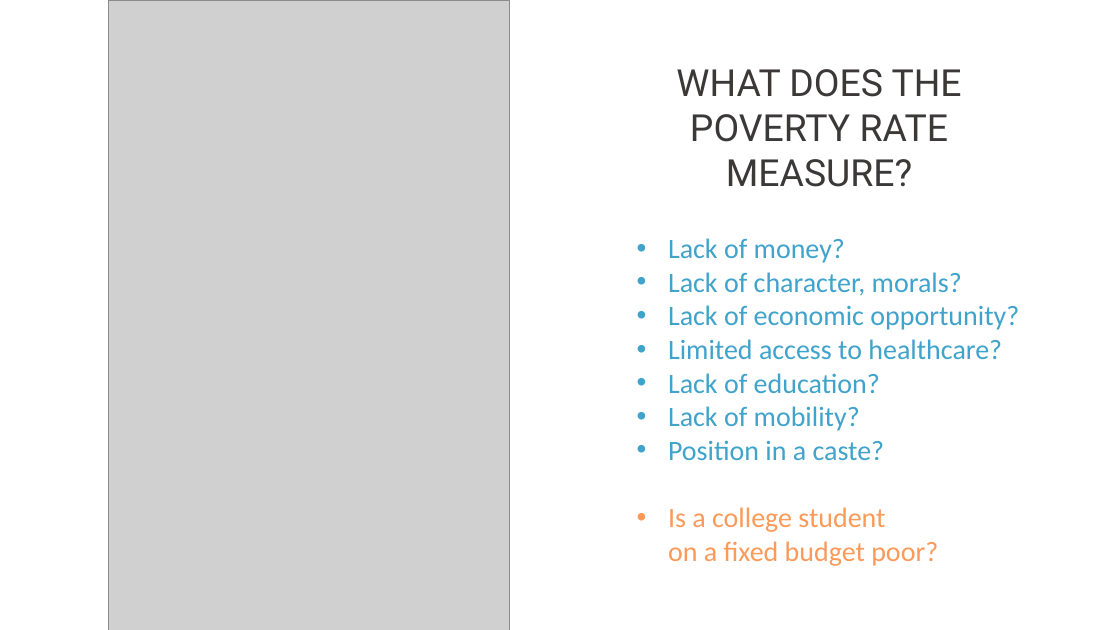
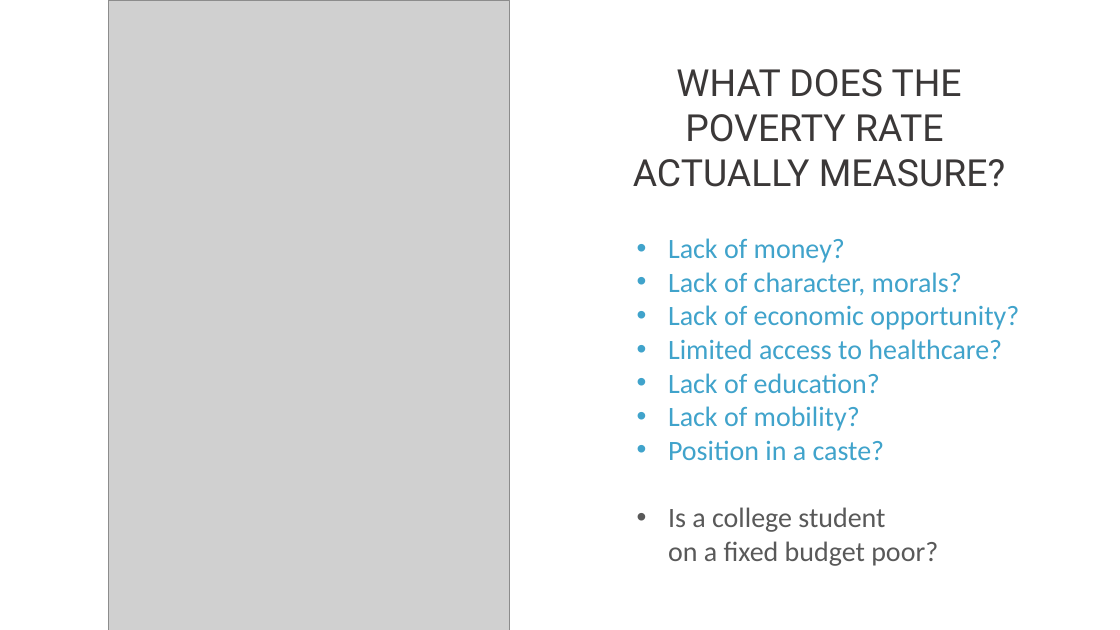
Before and after one commit to DS4PS/cpp-529-master, a slide deck: slide 7 of lectures/p-01-measurement.pptx (slide 6 before the commit). Drawn at 1120x630 pixels with LibreOffice and Linux fonts; fonts in the diff are those of the drawing; grey boxes stand for pictures. Boxes give left, top, right and bottom in pixels: in the first picture for what was removed or moved away, otherwise in the second. Text is boxed around its words. In the diff, an @@ line names an element or a change of style, - is before the commit and + after.

```diff
--- a/lectures/p-01-measurement.pptx
+++ b/lectures/p-01-measurement.pptx
@@ text at [633,69,1005,187]: text changed @@
-WHAT DOES THE POVERTY RATE MEASURE?
+WHAT DOES THE POVERTY RATE
+ACTUALLY MEASURE?
@@ text at [668,507,938,566]: text colour #FB9A59 to #595959 in "Is a college student on a fixed ..." @@
```
Also in this commit, not shown: 5 other slides changed, 1 slide added, 1 slide removed, 2 other files.
